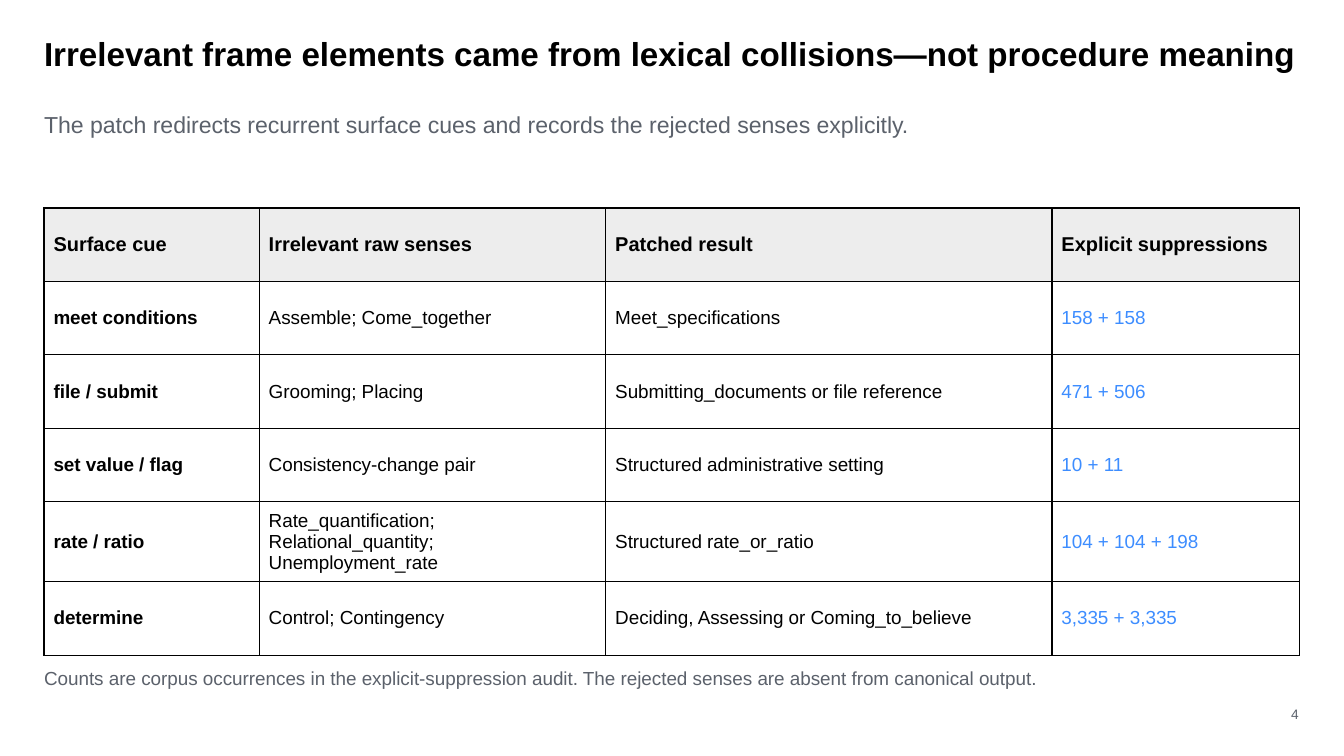
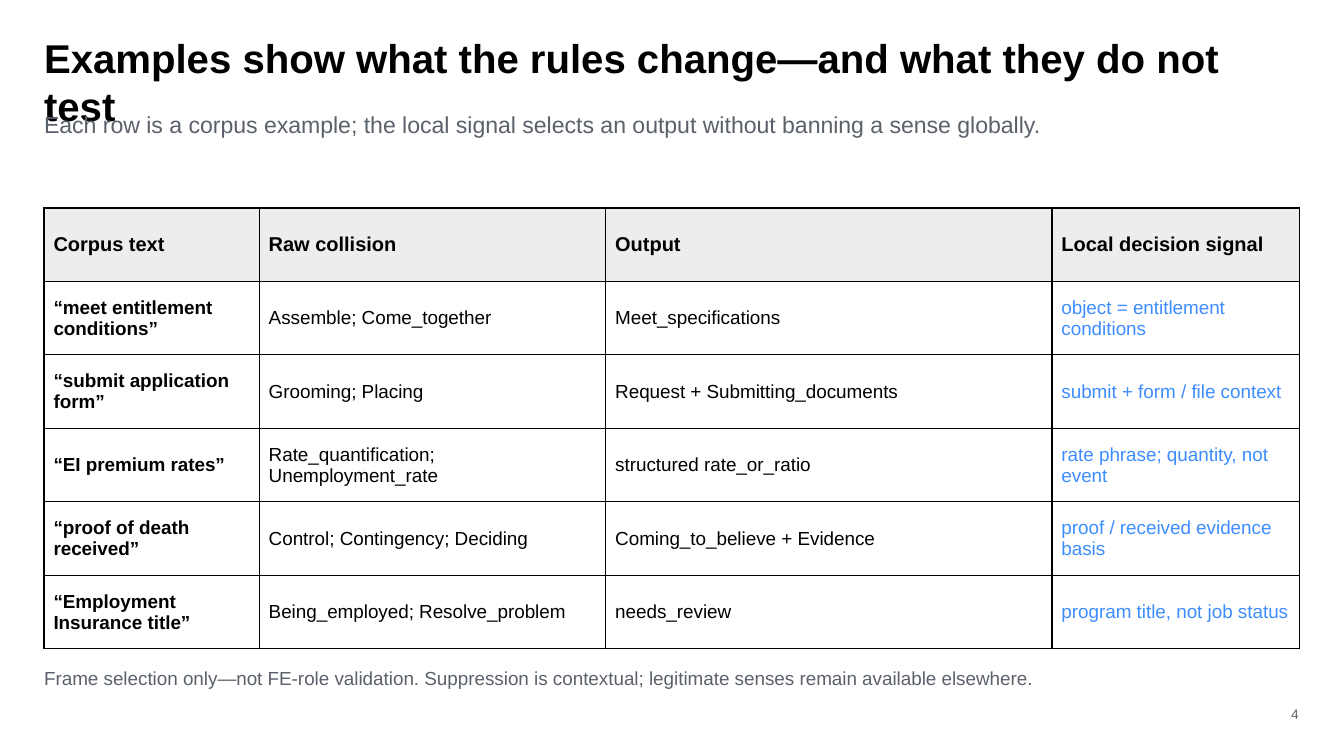
Before and after one commit to HengZ121/Deduplication_Agent, a slide deck: slide 4 of outputs/019ff91b-7d05-7643-8f3b-9fe2b738766a/frame_canonicalization_internal_report.pptx. Drawn at 1344x756 pixels with LibreOffice and Linux fonts; fonts in the diff are those of the drawing. Boxes give left, top, right and bottom in pixels: in the first picture for what was removed or moved away, otherwise in the second. Text is boxed around its words. In the diff, an @@ line names an element or a change of style, - is before the commit and + after.

Commit message:
Include final frame inventory in report

```diff
--- a/outputs/019ff91b-7d05-7643-8f3b-9fe2b738766a/frame_canonicalization_internal_report.pptx
+++ b/outputs/019ff91b-7d05-7643-8f3b-9fe2b738766a/frame_canonicalization_internal_report.pptx
@@ text at [44,44,1218,81]: text changed; size 23.7 to 28.6 pt @@
-Irrelevant frame elements came from lexical collisions—not procedure meaning
+Examples show what the rules change—and what they do not test
@@ text at [44,115,1040,138]: text changed @@
-The patch redirects recurrent surface cues and records the rejected senses explicitly.
+Each row is a corpus example; the local signal selects an output without banning a sense globally.
@@ table at [44,208,1302,649] @@
-row 1: Surface cue | Irrelevant raw senses | Patched result | Explicit suppressions
+row 1: Corpus text | Raw collision | Output | Local decision signal
-row 2, column 1: meet conditions
+row 2, column 1: “meet entitlement conditions”
-row 2, column 4: 158 + 158
+row 2, column 4: object = entitlement conditions
-row 3: file / submit | Grooming; Placing | Submitting_documents or file reference | 471 + 506
+row 3: “submit application form” | Grooming; Placing | Request + Submitting_documents | submit + form / file context
-row 4: set value / flag | Consistency-change pair | Structured administrative setting | 10 + 11
+row 4: “EI premium rates” | Rate_quantification; Unemployment_rate | structured rate_or_ratio | rate phrase; quantity, not event
-row 5: rate / ratio | Rate_quantification; Relational_quantity; Unemployment_rate | Structured rate_or_ratio | 104 + 104 + 198
+row 5: “proof of death received” | Control; Contingency; Deciding | Coming_to_believe + Evidence | proof / received evidence basis
-row 6: determine | Control; Contingency | Deciding, Assessing or Coming_to_believe | 3,335 + 3,335
+row 6: “Employment Insurance title” | Being_employed; Resolve_problem | needs_review | program title, not job status
@@ text at [44,671,1033,689]: text changed @@
-Counts are corpus occurrences in the explicit-suppression audit. The rejected senses are absent from canonical output.
+Frame selection only—not FE-role validation. Suppression is contextual; legitimate senses remain available elsewhere.
```
Also in this commit, not shown: 3 other slides changed, 1 slide added, 1 slide removed.
